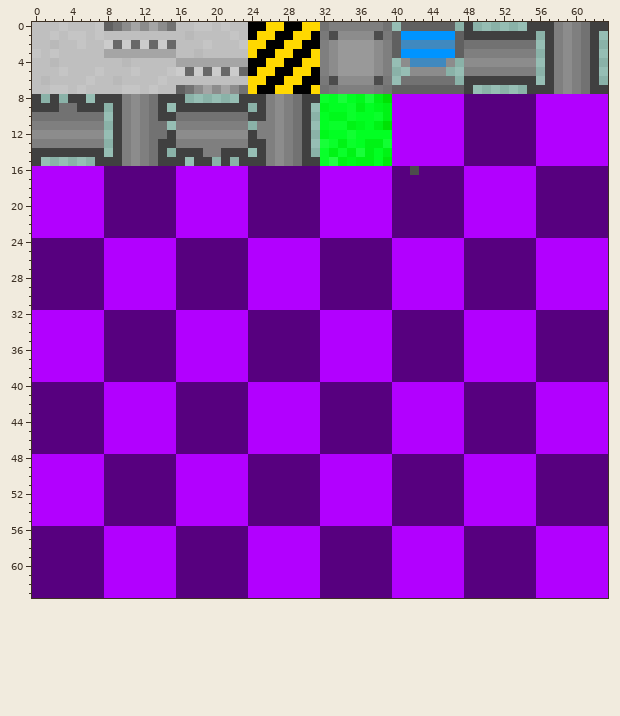
One commit to this pixel-art sprite: src/com/petterroea/ld24/tiles.png. Above, as it was before the edit.
The file is 64x64 pixels. Colours within 5 levels of each other are drawn and written as one.
New version:
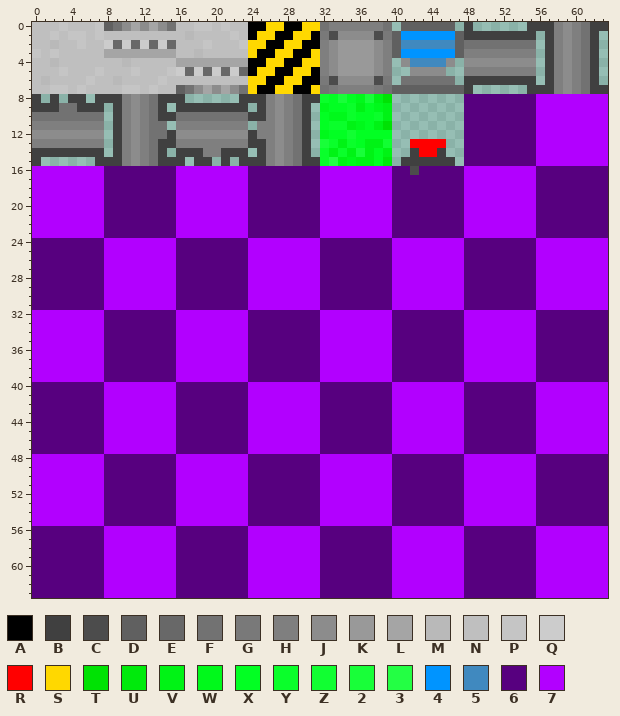
Palette (. is transparent): A #000000  B #404040  C #4c4c4c  D #606060  E #686868  F #727272  G #797979  H #7f7f7f  J #8c8c8c  K #999999  L #a5a5a5  M #b9b9b9  N #bfbfbf  P #c5c5c5  Q #cccccc  R #ff0000  S #ffd800  T #00e204  U #00ea0c  V #00f315  W #00f91b  X #02ff23  Y #0aff2b  Z #11ff32  2 #18ff39  3 #23ff44  4 #0094ff  5 #4089bf  6 #57007f  7 #b200ff
What changed:
Changed rows in their new state; - is an unchanged pixel.
first column x 40:
 8 ........
 9 ........
10 ........
11 ........
12 ........
13 ..RRRR..
14 ..BRRB..
15 .BBBBBB.
